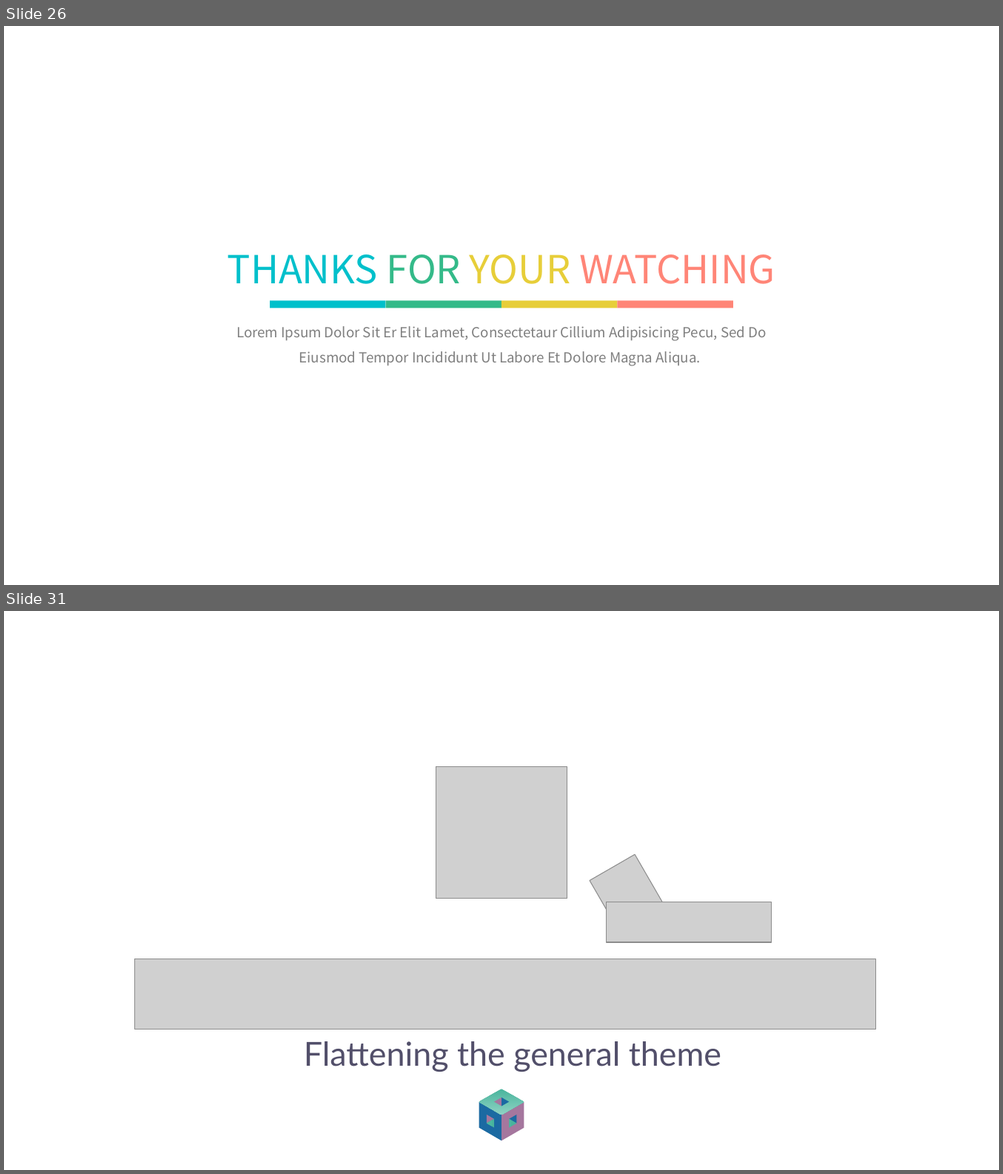
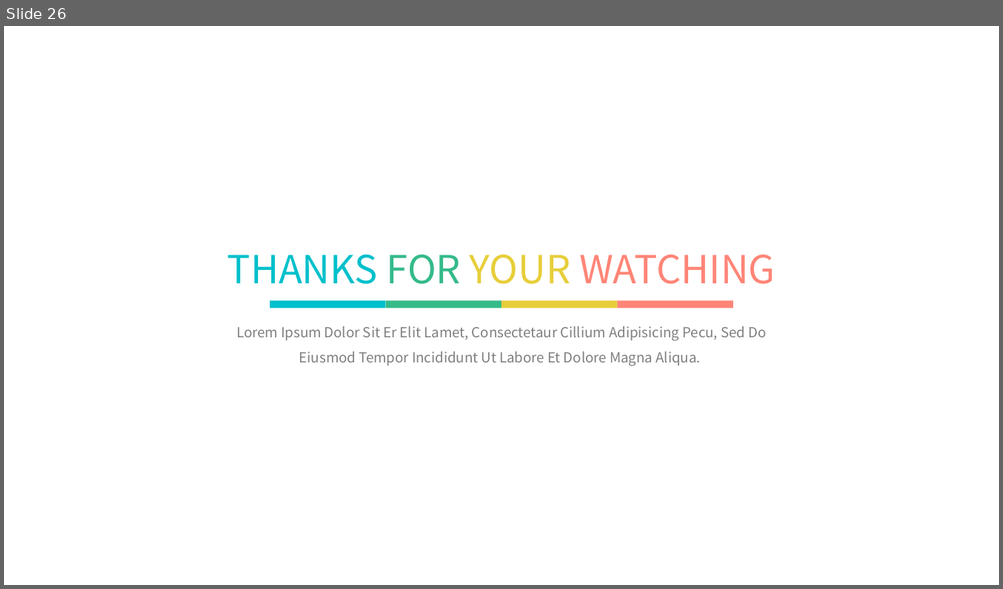
Before and after one commit to hatlonely/hatlonely, a slide deck: resource/ppt模板/五色扁平化激情活力大气商务ppt模板.pptx. Shown one above the other, each under a label of ours: slides 26 and 31 before the commit, slide 26 after it; the slides between them are not shown. The pictures are 1003x1174 and 1003x589 pixels, drawn with LibreOffice and Linux fonts; fonts in the diff are those of the drawing; grey boxes stand for pictures. Boxes give left, top, right and bottom in pixels: in the first picture for what was removed or moved away, otherwise in the second. Text is boxed around its words. In the diff, an @@ line names an element or a change of style, - is before the commit and + after.

```diff
--- a/resource/ppt模板/五色扁平化激情活力大气商务ppt模板.pptx
+++ b/resource/ppt模板/五色扁平化激情活力大气商务ppt模板.pptx
@@ slide 31 removed at (x1=4, y1=611, x2=999, y2=1170), background #FFFFFF @@
@@ picture removed at (x1=436, y1=767, x2=567, y2=898) @@
@@ picture removed at (x1=589, y1=854, x2=662, y2=928) @@
@@ picture removed at (x1=606, y1=902, x2=771, y2=943) @@
@@ picture removed at (x1=134, y1=960, x2=876, y2=1030) @@
@@ text removed at (x1=304, y1=1042, x2=721, y2=1072) @@
-Flattening the general theme
@@ group removed at (x1=479, y1=1089, x2=524, y2=1142): 6 triangles, 2 parallelograms, 1 diamond @@
```
Also in this commit, not shown: 2 slides changed, 5 other slides removed, 3 other files.
